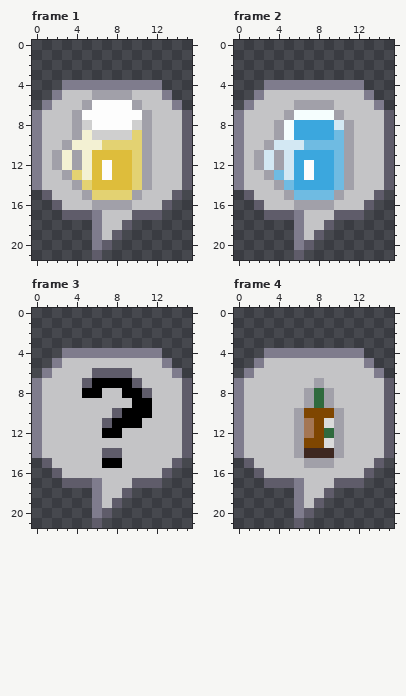
Two states of a pixel-art file, art/callout.aseprite. This is how it looked before the edit.
16x22 pixels, 5 frames. Shown: frame 1, frame 2, frame 3, frame 4.
After:
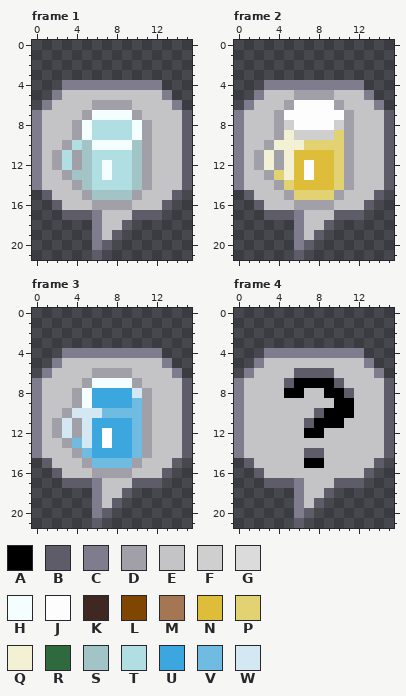
Palette (. is transparent): A #000000  B #5f5c6a  C #7f7c8d  D #a1a0a9  E #c4c4c6  F #cfcfcf  G #dbdbdb  H #f5fefe  J #fdfdfd  K #3e2821  L #7f4601  M #a47654  N #debd3b  P #e3d272  Q #f3f1d3  R #2f6a3e  S #a3c4c7  T #b0dee3  U #3ba7de  V #6fbbe2  W #d3e8f3
Diff:
--- frame 1, layer "item"
@@ x 0..15 @@
  4 ...CCCCCCCCCC...
- 5 ..CEEEDDDDEEEC..
- 6 .CEEEDJJJJDEEEC.
- 7 CEEEDJJJJJJDEEEB
- 8 CEEEDFJJJJFDEEEB
- 9 CEEEDQFFFFPDEEEB
-10 CEEDQQQPPPPDEEEB
-11 CEDQDQNNNNPDEEEB
-12 CEDQDQNJNNPDEEEB
-13 CEEDPQNJNNPDEEEB
-14 CEEEDPNNNNPDEEEB
-15 .BEEEDPPPPDEEEB.
+ 5 ..CEEEEEEEEEEC..
+ 6 .CEEEEDDDDEEEEC.
+ 7 CEEEEDHHHHDEEEEB
+ 8 CEEEDHTTTTHDEEEB
+ 9 CEEEDHTTTTHDEEEB
+10 CEEDTSHHHHSDEEEB
+11 CEDTDSTTTTSDEEEB
+12 CEDTDSTHTTSDEEEB
+13 CEEDSSTHTTSDEEEB
+14 CEEEDSTTTTSDEEEB
+15 .BEEEDSSSSDEEEB.
 16 ..BEEEDDDDEEEB..
--- frame 2, layer "item"
@@ x 0..15 @@
  4 ...CCCCCCCCCC...
- 5 ..CEEEEEEEEEEC..
- 6 .CEEEEDDDDEEEEC.
- 7 CEEEEDHHHHDEEEEB
- 8 CEEEDHUUUUWDEEEB
- 9 CEEEDHUUUUVDEEEB
-10 CEEDWWWVVVVDEEEB
-11 CEDWDWUUUUVDEEEB
-12 CEDWDWUJUUVDEEEB
-13 CEEDVWUJUUVDEEEB
-14 CEEEDVUUUUVDEEEB
-15 .BEEEDVVVVDEEEB.
+ 5 ..CEEEDDDDEEEC..
+ 6 .CEEEDJJJJDEEEC.
+ 7 CEEEDJJJJJJDEEEB
+ 8 CEEEDFJJJJFDEEEB
+ 9 CEEEDQFFFFPDEEEB
+10 CEEDQQQPPPPDEEEB
+11 CEDQDQNNNNPDEEEB
+12 CEDQDQNJNNPDEEEB
+13 CEEDPQNJNNPDEEEB
+14 CEEEDPNNNNPDEEEB
+15 .BEEEDPPPPDEEEB.
 16 ..BEEEDDDDEEEB..
--- frame 3, layer "item"
@@ x 0..15 @@
  5 ..CEEEEEEEEEEC..
- 6 .CEEEEBBBBEEEEC.
- 7 CEEEEBAAAABEEEEB
- 8 CEEEEAAEEAABEEEB
- 9 CEEEEEEEEEAAEEEB
-10 CEEEEEEEBAAAEEEB
-11 CEEEEEEBAAAEEEEB
-12 CEEEEEEAAEEEEEEB
-13 CEEEEEEEEEEEEEEB
-14 CEEEEEEBBEEEEEEB
-15 .BEEEEEAAEEEEEB.
-16 ..BEEEEEEEEEEB..
+ 6 .CEEEEDDDDEEEEC.
+ 7 CEEEEDHHHHDEEEEB
+ 8 CEEEDHUUUUWDEEEB
+ 9 CEEEDHUUUUVDEEEB
+10 CEEDWWWVVVVDEEEB
+11 CEDWDWUUUUVDEEEB
+12 CEDWDWUJUUVDEEEB
+13 CEEDVWUJUUVDEEEB
+14 CEEEDVUUUUVDEEEB
+15 .BEEEDVVVVDEEEB.
+16 ..BEEEDDDDEEEB..
 17 ...BBBCEEEBBB...
--- frame 4, layer "item"
@@ x 3..13 @@
  5 EEEEEEEEEEC
- 6 EEEEEEEEEEE
- 7 EEEEEDEEEEE
- 8 EEEEDRDEEEE
- 9 EEEEDRDEEEE
-10 EEEDLLLDEEE
-11 EEEDMLGDEEE
-12 EEEDMLRDEEE
-13 EEEDLLGDEEE
-14 EEEDKKKDEEE
-15 EEEEDDDEEEE
+ 6 EEEBBBBEEEE
+ 7 EEBAAAABEEE
+ 8 EEAAEEAABEE
+ 9 EEEEEEEAAEE
+10 EEEEEBAAAEE
+11 EEEEBAAAEEE
+12 EEEEAAEEEEE
+13 EEEEEEEEEEE
+14 EEEEBBEEEEE
+15 EEEEAAEEEEE
 16 EEEEEEEEEEB
Changed places in both pictures, as pixel boxes (x1, y1, x2, y2):
changed: (62, 90, 152, 200)
changed: (264, 90, 354, 200)
changed: (52, 368, 152, 478)
changed: (284, 368, 354, 468)
